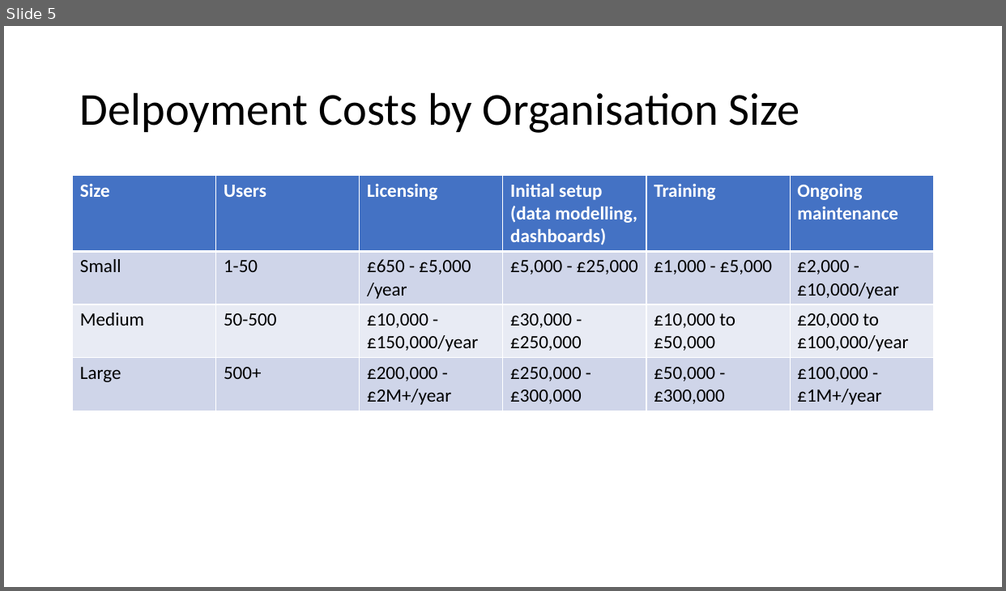
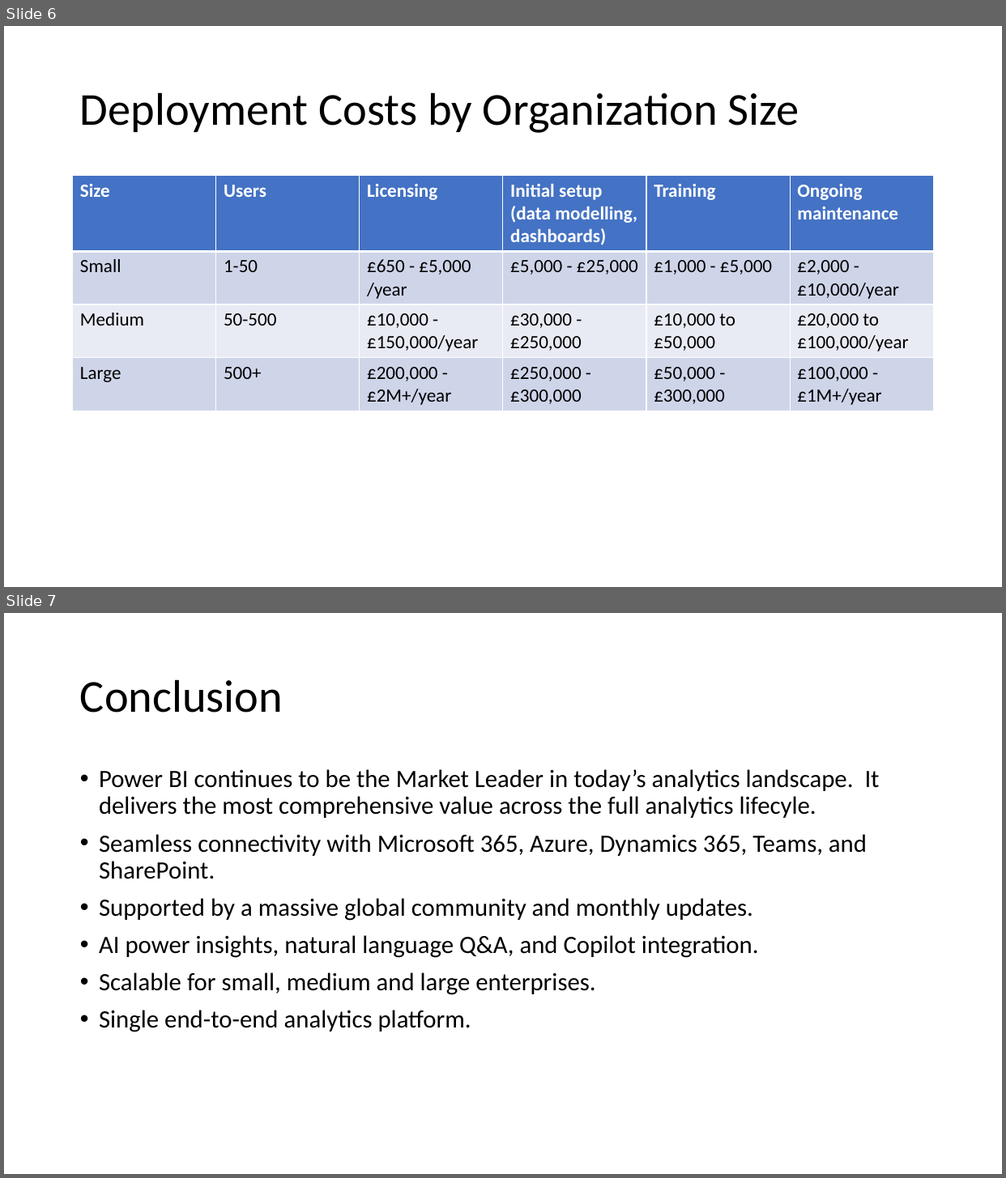
Before and after one commit to paulrot26/Module4, a slide deck: PowerBI.pptx. Shown one above the other, each under a label of ours: slide 5 before the commit, slides 6 and 7 after it. The pictures are 1006x591 and 1006x1178 pixels, drawn with LibreOffice and Linux fonts; fonts in the diff are those of the drawing. Boxes give left, top, right and bottom in pixels: in the first picture for what was removed or moved away, otherwise in the second. Text is boxed around its words. In the diff, an @@ line names an element or a change of style, - is before the commit and + after.

```diff
--- a/PowerBI.pptx
+++ b/PowerBI.pptx
@@ slide 7 added at [4, 613, 1002, 1174], background #FFFFFF @@
@@ title added at [80, 679, 283, 713], 44 pt, text #000000 @@
+Conclusion
@@ text added at [99, 769, 880, 1033], 24 pt, text #000000 @@
+• Power BI continues to be the Market Leader in today’s analytics landscape. It delivers the most comprehensive value across the full analytics lifecyle.
+• Seamless connectivity with Microsoft 365, Azure, Dynamics 365, Teams, and SharePoint.
+• Supported by a massive global community and monthly updates.
+• AI power insights, natural language Q&A, and Copilot integration.
+• Scalable for small, medium and large enterprises.
+• Single end-to-end analytics platform.
@@ what was slide 5 is now slide 6 @@
@@ slide 6 changed as well @@
@@ title at [80, 92, 799, 133]: text changed @@
-Delpoyment Costs by Organisation Size
+Deployment Costs by Organization Size
```
Also in this commit, not shown: 4 other slides changed, 1 other slide added.
